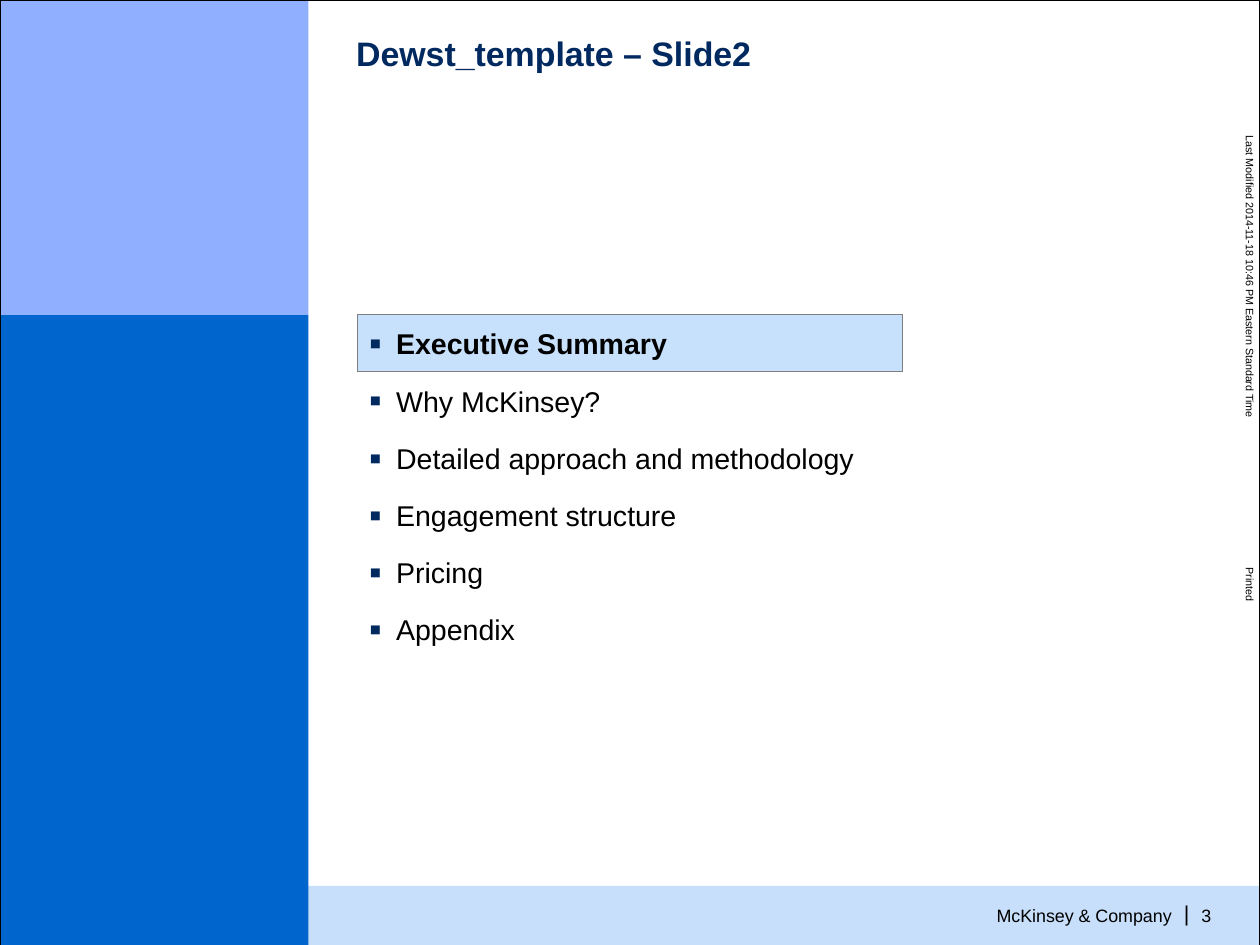
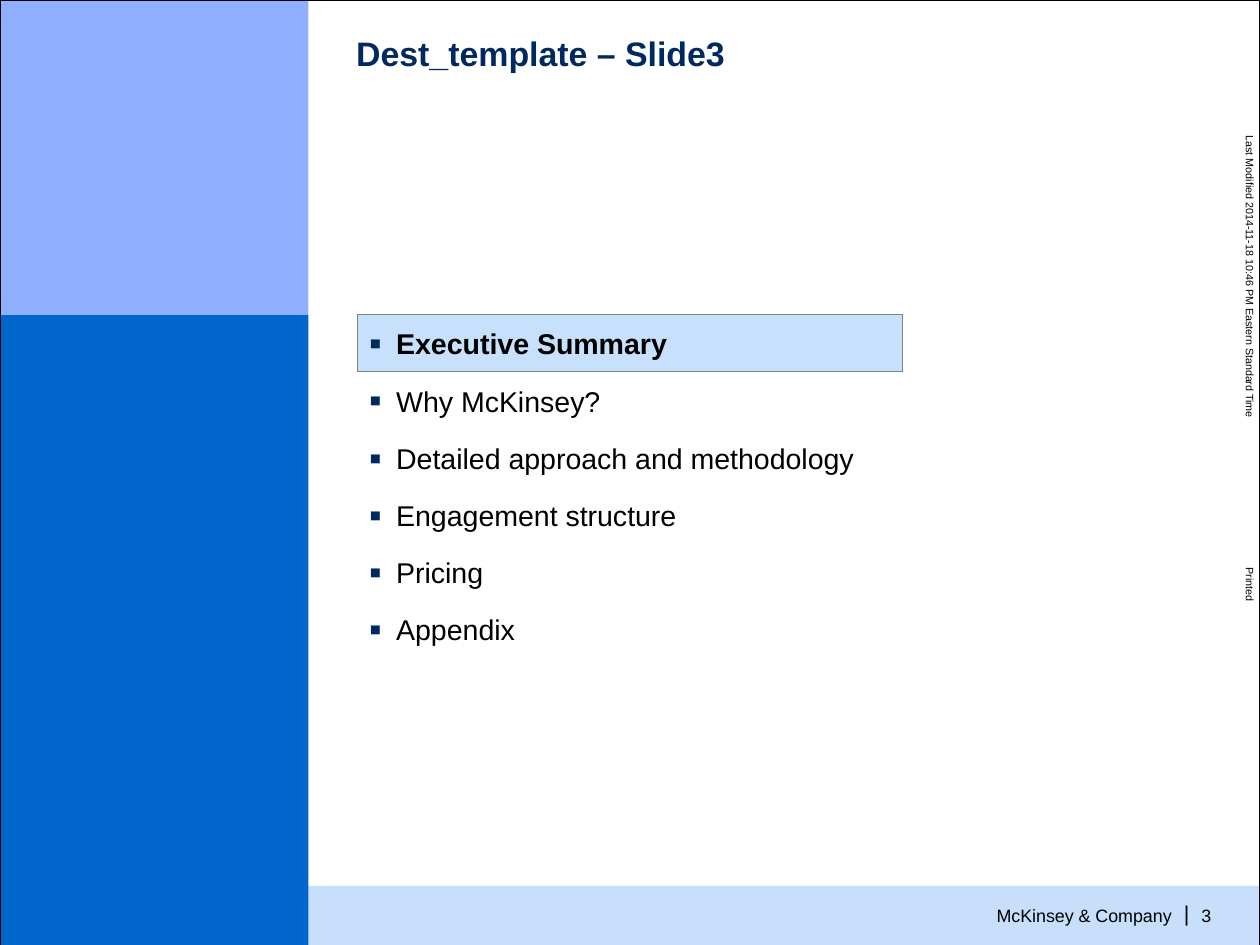
Before and after one commit to sanjusoftware/asposeslides, a slide deck: slide 4 of spec/data/dest_template.pptx. Drawn at 1260x945 pixels with LibreOffice and Linux fonts; fonts in the diff are those of the drawing. Boxes give left, top, right and bottom in pixels: in the first picture for what was removed or moved away, otherwise in the second. Text is boxed around its words. In the diff, an @@ line names an element or a change of style, - is before the commit and + after.

```diff
--- a/spec/data/dest_template.pptx
+++ b/spec/data/dest_template.pptx
@@ title at [356,41,725,73]: text changed @@
-Dewst_template – Slide2
+Dest_template – Slide3
```
Also in this commit, not shown: 3 other slides changed.
